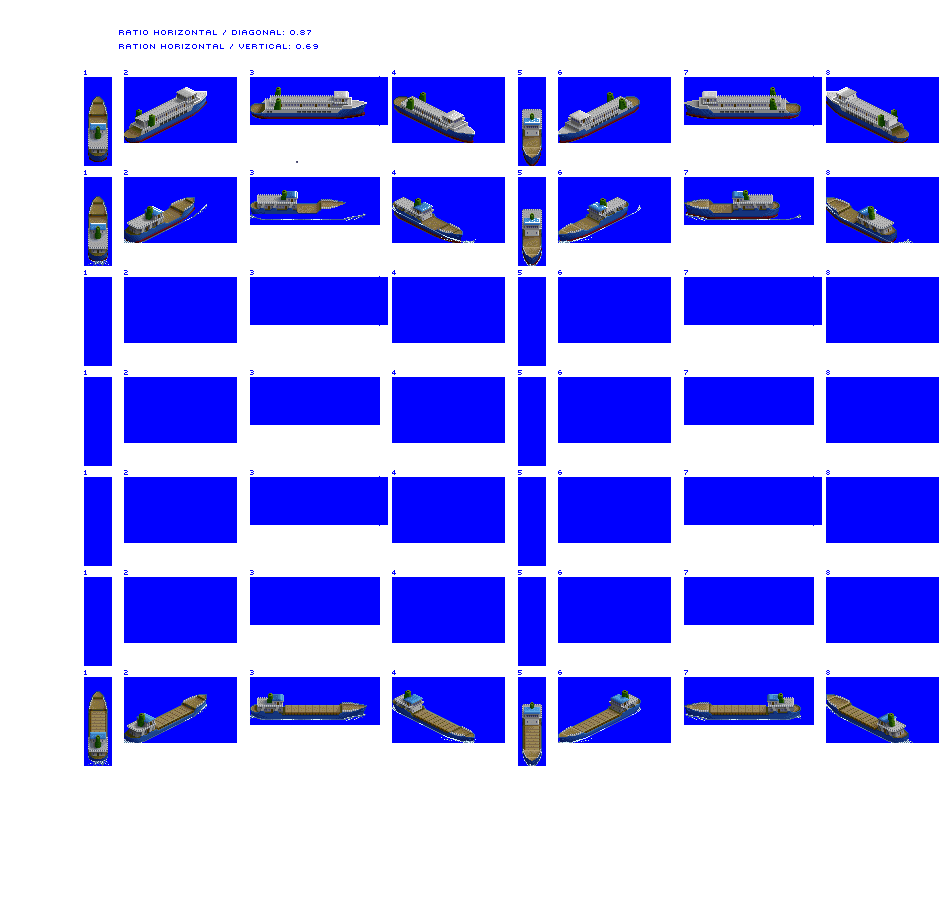
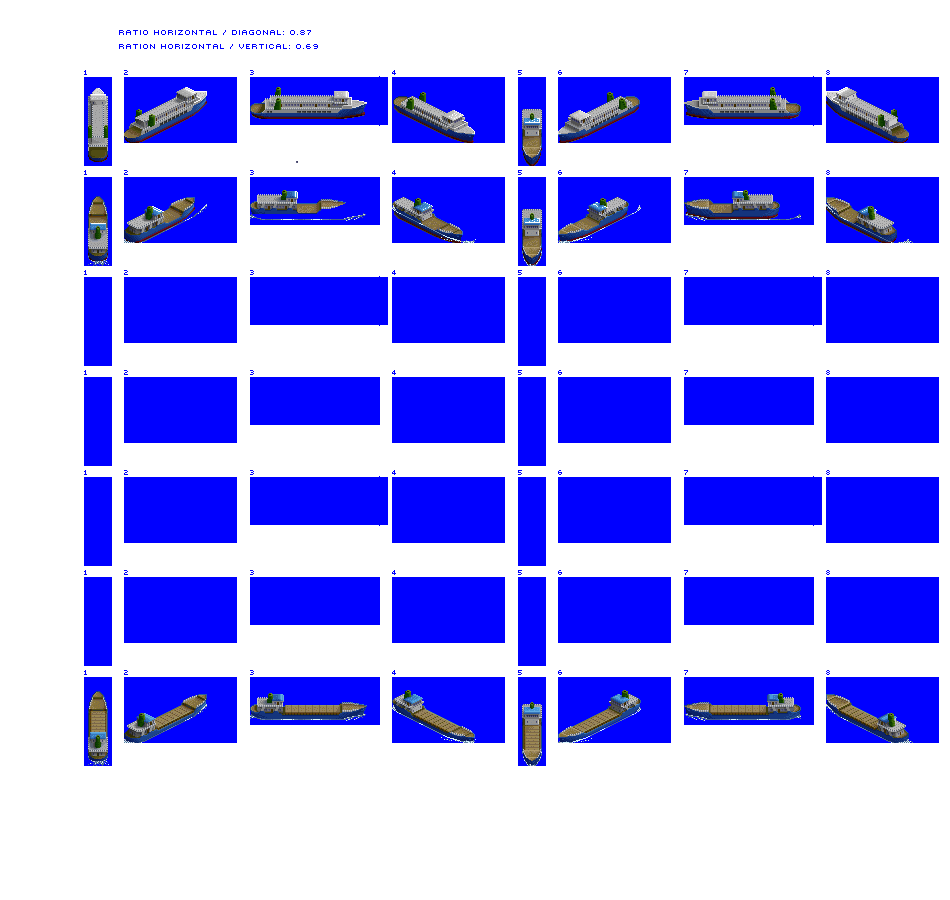
Before/after of a (950, 900) layered artwork. What changed in the layer stack:
painted on "Vehicle Ferry unloaded" over bbox(88, 88, 108, 159)
